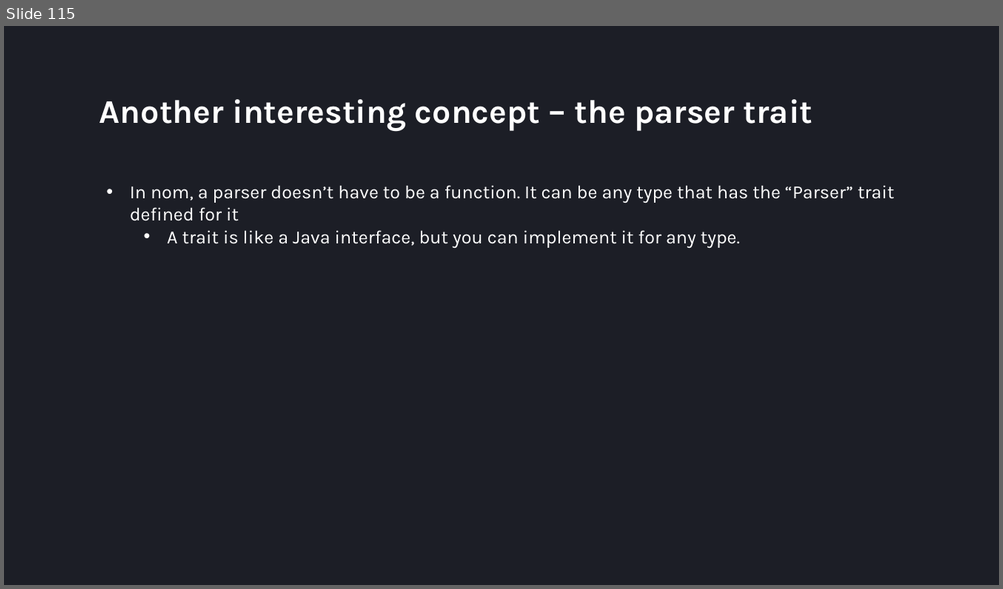
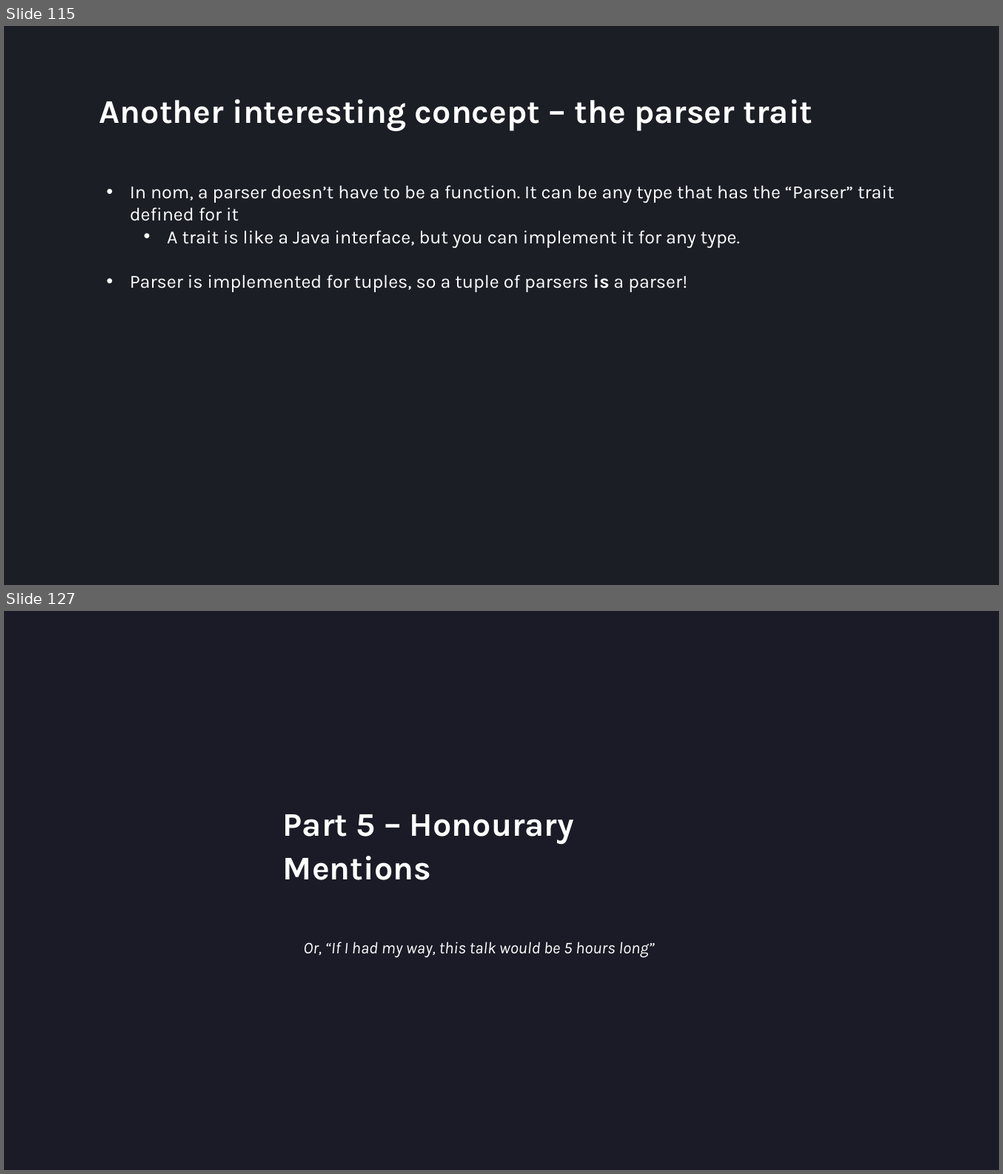
Before and after one commit to villuna/parsers-talk, a slide deck: presentation/presentation.pptx. Shown one above the other, each under a label of ours: slide 115 before the commit, slides 115 and 127 after it; the slides between them are not shown. The pictures are 1003x589 and 1003x1174 pixels, drawn with LibreOffice and Linux fonts; fonts in the diff are those of the drawing. Boxes give left, top, right and bottom in pixels: in the first picture for what was removed or moved away, otherwise in the second. Text is boxed around its words. In the diff, an @@ line names an element or a change of style, - is before the commit and + after.

```diff
--- a/presentation/presentation.pptx
+++ b/presentation/presentation.pptx
@@ slide 127 added at [4, 611, 999, 1170], background #1A1B26 @@
@@ title added at [283, 815, 574, 880], 32 pt, text #FFFFFF, bold @@
+Part 5 – Honourary Mentions
@@ text added at [303, 942, 654, 958], 16 pt, text #FFFFFF, italic @@
+Or, “If I had my way, this talk would be 5 hours long”
@@ slide 115 changed as well @@
@@ text at [130, 275, 687, 292]: paragraph added @@
+• Parser is implemented for tuples, so a tuple of parsers is a parser!
```
Also in this commit, not shown: 35 other slides added, 1 slide removed, 5 other files.
